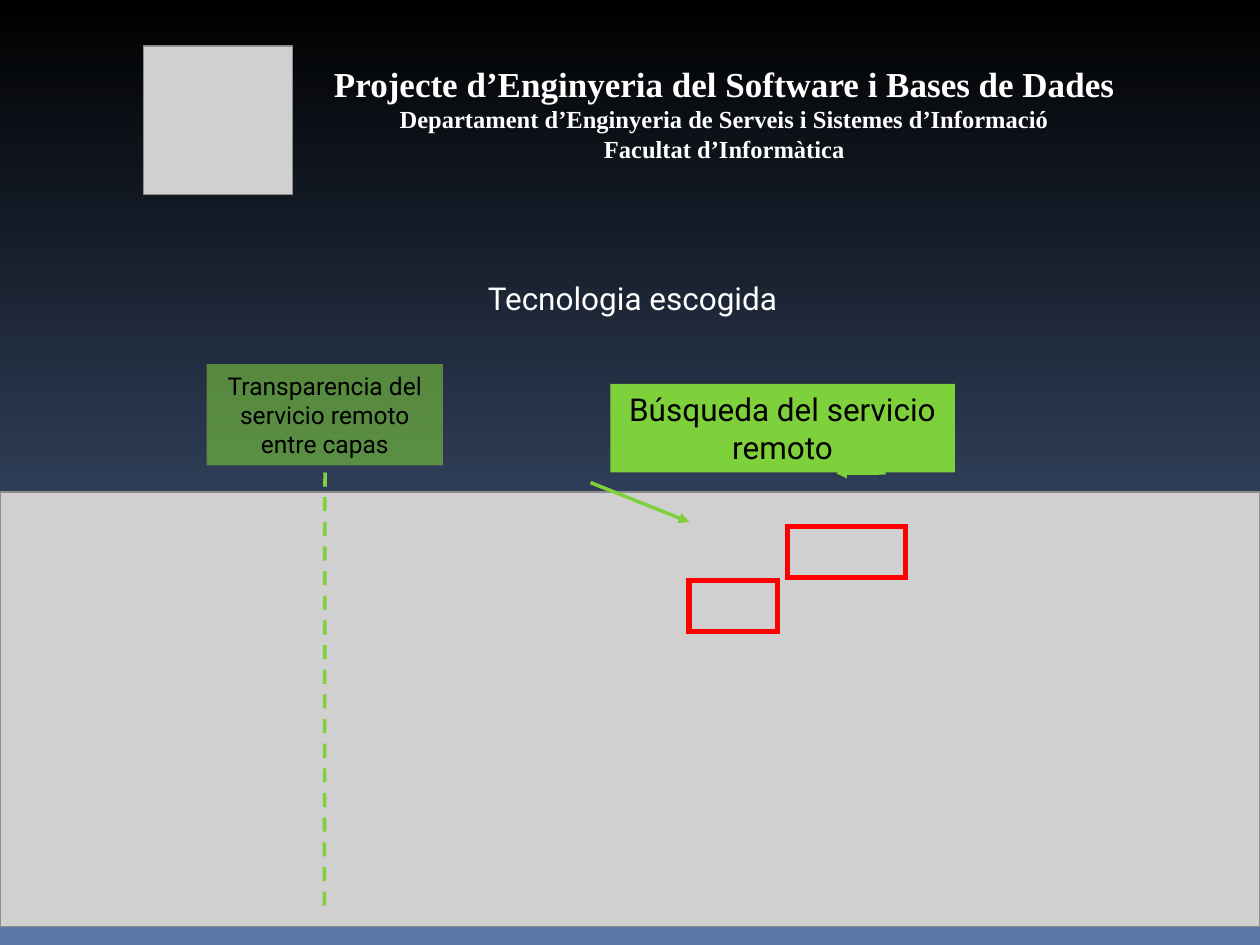
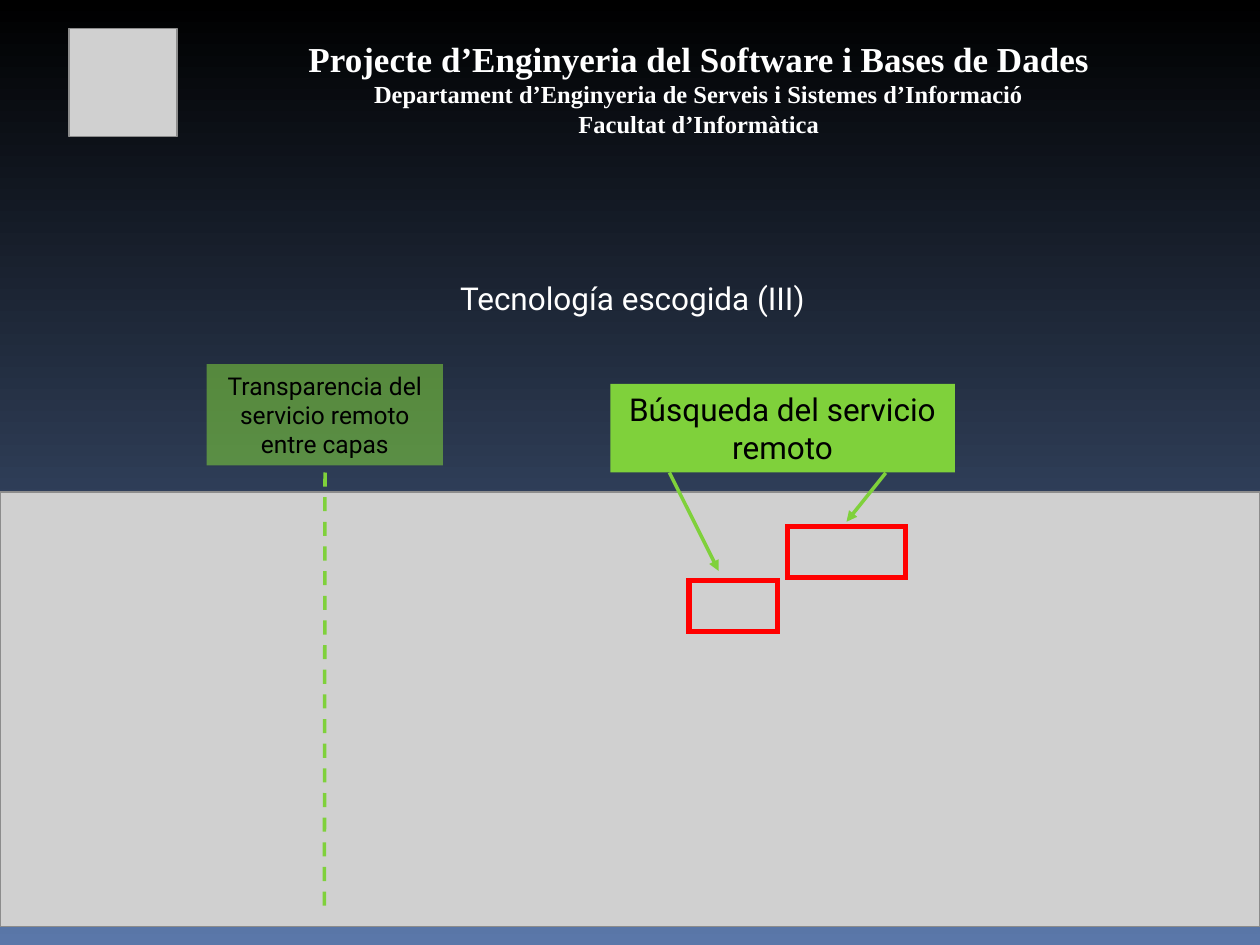
Before and after one commit to mvm9289/escfib, a slide deck: slide 16 of Docs/0910Q2-08-E-1.0-Presentacion.ppt (slide 15 before the commit). Drawn at 1260x945 pixels with LibreOffice and Linux fonts; fonts in the diff are those of the drawing; grey boxes stand for pictures. Boxes give left, top, right and bottom in pixels: in the first picture for what was removed or moved away, otherwise in the second. Text is boxed around its words. In the diff, an @@ line names an element or a change of style, - is before the commit and + after.

```diff
--- a/Docs/0910Q2-08-E-1.0-Presentacion.ppt
+++ b/Docs/0910Q2-08-E-1.0-Presentacion.ppt
@@ picture: place and size @@
-picture at box(144, 45, 292, 194)
+picture at box(69, 29, 178, 137)
@@ text "Projecte d’Enginyeria del Software i ...": place and size @@
-text "Projecte d’Enginyeria del Software i ..." at box(334, 72, 1113, 159)
+text "Projecte d’Enginyeria del Software i ..." at box(308, 47, 1088, 134)
@@ text at box(460, 285, 804, 317): text changed @@
-Tecnologia escogida
+Tecnología escogida (III)
@@ arrow moved from (591, 483) - (689, 522) to (669, 472) - (718, 571) @@
@@ arrow moved from (886, 472) - (837, 474) to (886, 472) - (847, 522) @@
```
Also in this commit, not shown: 17 other slides changed, 1 slide added.
